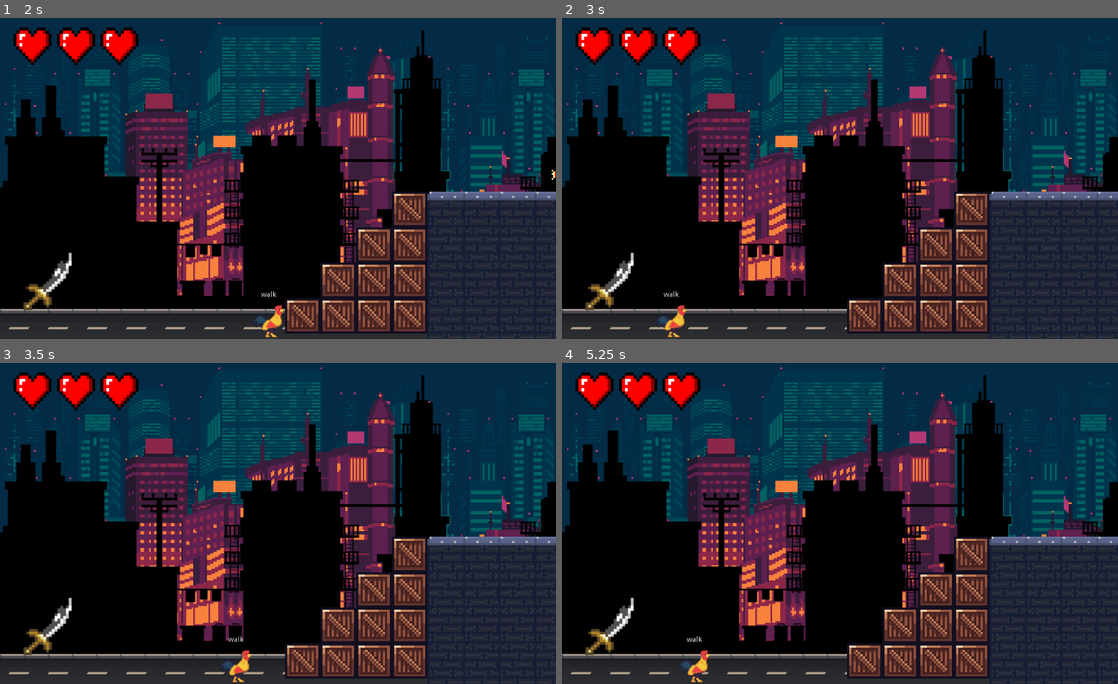
Above: before the commit, frames 1-4 (two rows, left to right).
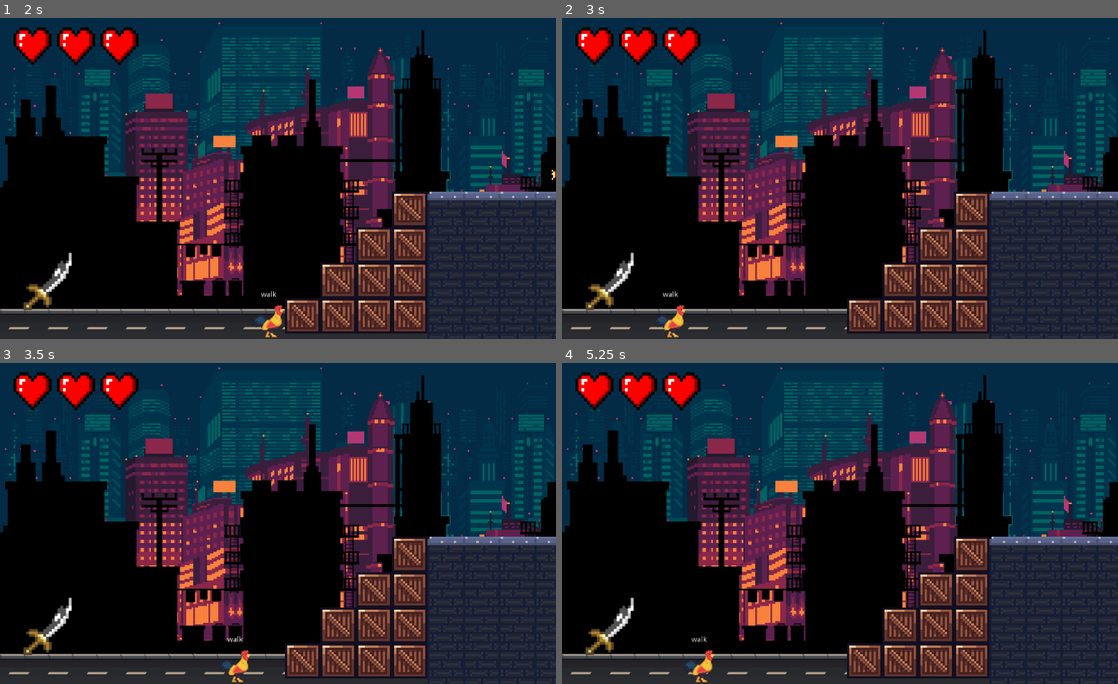
Above: after the commit, the same moments.

Repository: see4pablo/rooster-madness
Game: Godot game, scene res://Game.tscn
Same seed, same stepped clock (60 frames per second), same inputs: the game is played once before the commit and once after it.
Inputs (mouse positions are in pixels of both pictures, inside the frame that each line leads up to):
- Up to frame 1 (2 s): move the mouse to (400, 159) at 0.52 s; press the mouse at (400, 159) at 0.53 s; hold D (move_right) from 0.53 s (still down); tap Space (jump) at 0.77, 1.52 s; move the mouse to (166, 191) at 1.27 s; release the mouse at (166, 191) at 1.28 s; click (166, 191) at 1.35 s
- Up to frame 2 (3 s): tap Enter at 2 s; move the mouse to (895, 104) at 2.02 s; release D (move_right) at 2.03 s; press the mouse at (895, 104) at 2.03 s; hold A (move_left) 2.03-2.78 s; move the mouse to (812, 242) at 2.77 s; release the mouse at (812, 242) at 2.78 s; hold D (move_right) from 2.78 s (still down); click (812, 242) at 2.85 s
- Up to frame 3 (3.5 s): keep holding D (move_right); tap Space (jump) at 3.02 s
- Up to frame 4 (5.25 s): move the mouse to (1006, 571) at 3.52 s; press the mouse at (1006, 571) at 3.53 s; tap Space (jump) at 3.77, 4.25, 4.52 s; move the mouse to (673, 472) at 4.27 s; release D (move_right) at 4.28 s; release the mouse at (673, 472) at 4.28 s; hold A (move_left) 4.28-5.03 s; click (673, 472) at 4.35 s; move the mouse to (867, 520) at 5.02 s; press the mouse at (867, 520) at 5.03 s; hold D (move_right) from 5.03 s (still down)

Frame 1 is identical in both runs. In frame 2, 0.1% of the frame differs, in the area x 17-23%, y 85-100%; in frame 3, 0.1%; in frame 4, 0.3%, in the area x 21-28%, y 85-100%.
Error in both runs: Invalid get index 'dash_sound' (on base: 'KinematicBody2D (Player.gd)'). (res://Player/PlayerFSM.gd:35)

Commit message:
[FIX] Dash end when velocity decreases == hit something

Diff:
--- a/Player/PlayerFSM.gd
+++ b/Player/PlayerFSM.gd
@@ -41,7 +41,9 @@
 		parent._handle_move_input()
 	if state != states.dash:
 		parent._apply_gravity(delta)
-
+	if state == states.dash:
+		if parent.velocity.length() < parent.dash_speed - Globals.EPSILON:
+			set_state(states.idle)
 	parent._apply_movement(delta)
 
 
